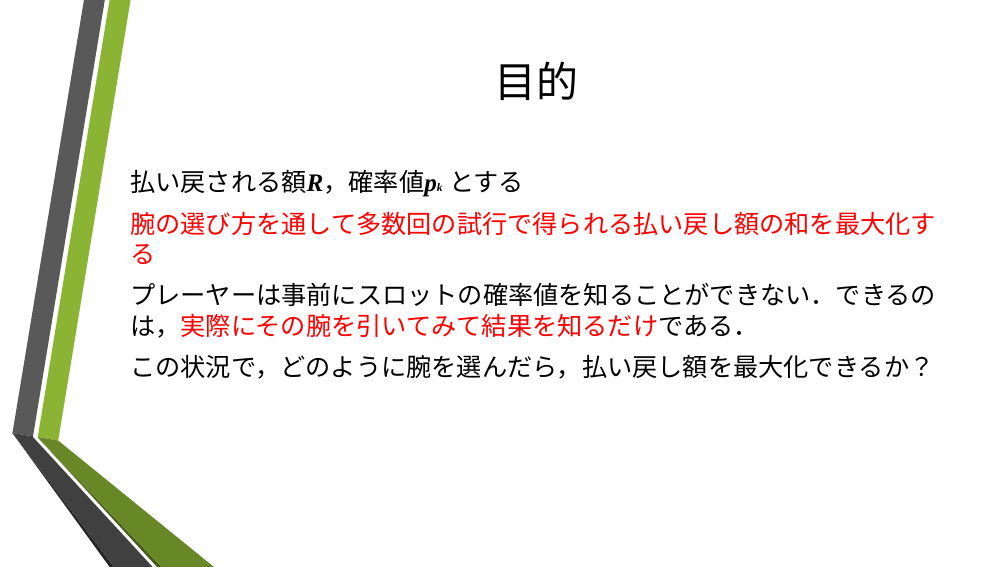
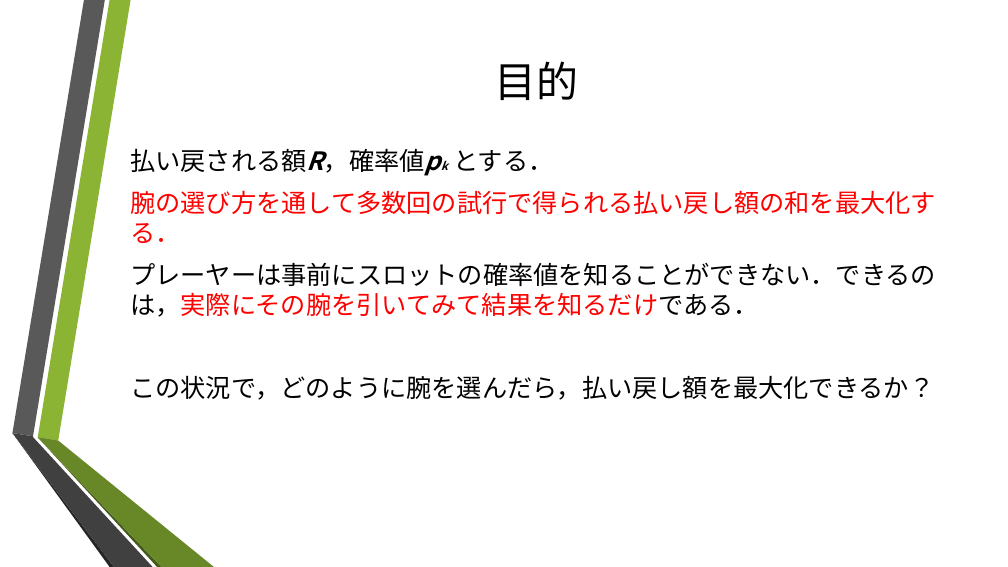
Before and after one commit to makototakamatsu/rainforcement_learning, a slide deck: slide 13 of 強化学習入門2.pptx (slide 7 before the commit). Drawn at 1008x567 pixels with LibreOffice and Linux fonts; fonts in the diff are those of the drawing; background and template pictures are left out. Boxes give left, top, right and bottom in pixels: in the first picture for what was removed or moved away, otherwise in the second. Text is boxed around its words. In the diff, an @@ line names an element or a change of style, - is before the commit and + after.

```diff
--- a/強化学習入門2.pptx
+++ b/強化学習入門2.pptx
@@ text at bbox=[130, 148, 936, 243]: text changed @@
-払い戻される額R，確率値pk とする
-腕の選び方を通して多数回の試行で得られる払い戻し額の和を最大化する
+払い戻される額R，確率値pk とする．
+腕の選び方を通して多数回の試行で得られる払い戻し額の和を最大化する．
```
Also in this commit, not shown: 5 other slides changed, 7 slides added, 2 slides removed.
